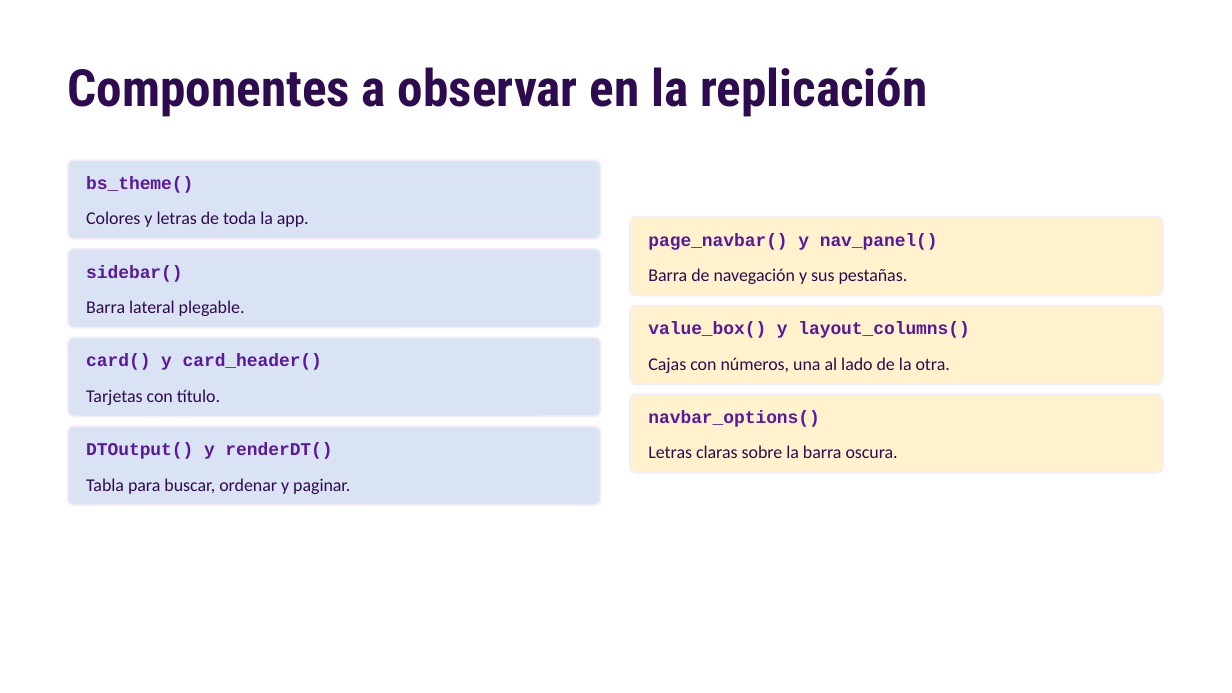
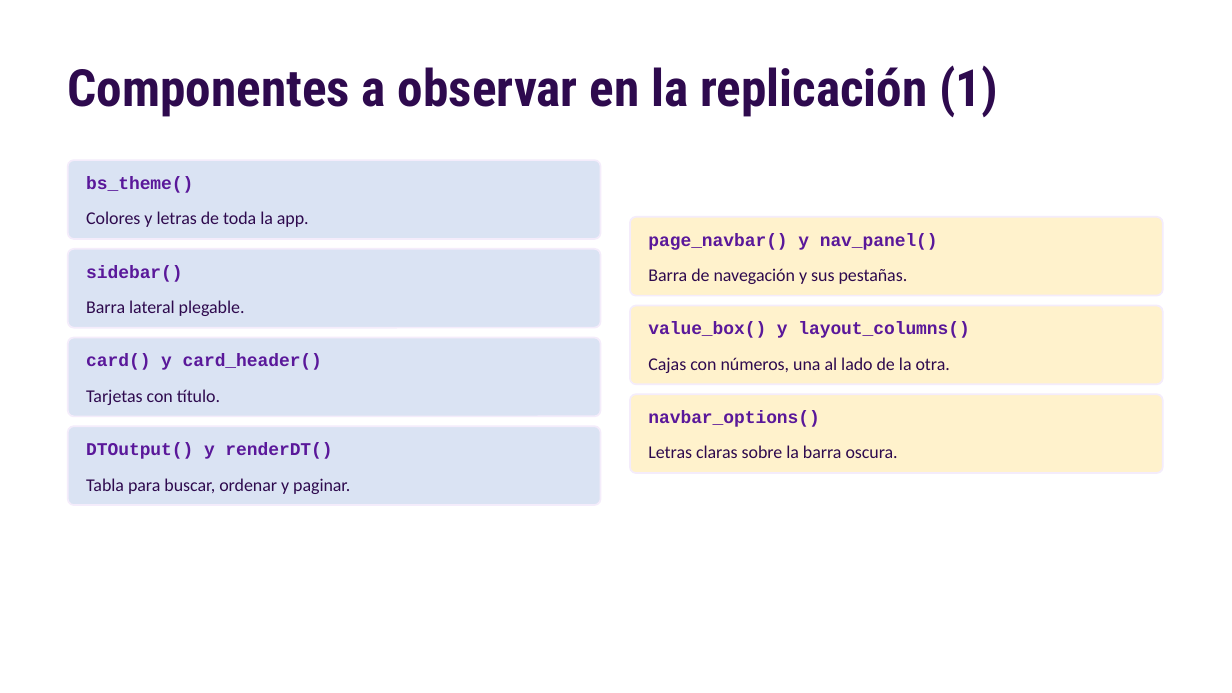
Before and after one commit to nahura99/visualizacion_datos_shiny, a slide deck: slide 11 of clase7/clase7.pptx (slide 7 before the commit). Drawn at 1232x693 pixels with LibreOffice and Linux fonts; fonts in the diff are those of the drawing. Boxes give left, top, right and bottom in pixels: in the first picture for what was removed or moved away, otherwise in the second. Text is boxed around its words. In the diff, an @@ line names an element or a change of style, - is before the commit and + after.

```diff
--- a/clase7/clase7.pptx
+++ b/clase7/clase7.pptx
@@ text at bbox=[68, 65, 998, 117]: text changed @@
-Componentes a observar en la replicación
+Componentes a observar en la replicación (1)
```
Also in this commit, not shown: 8 other slides changed, 6 slides added, 23 other files.
